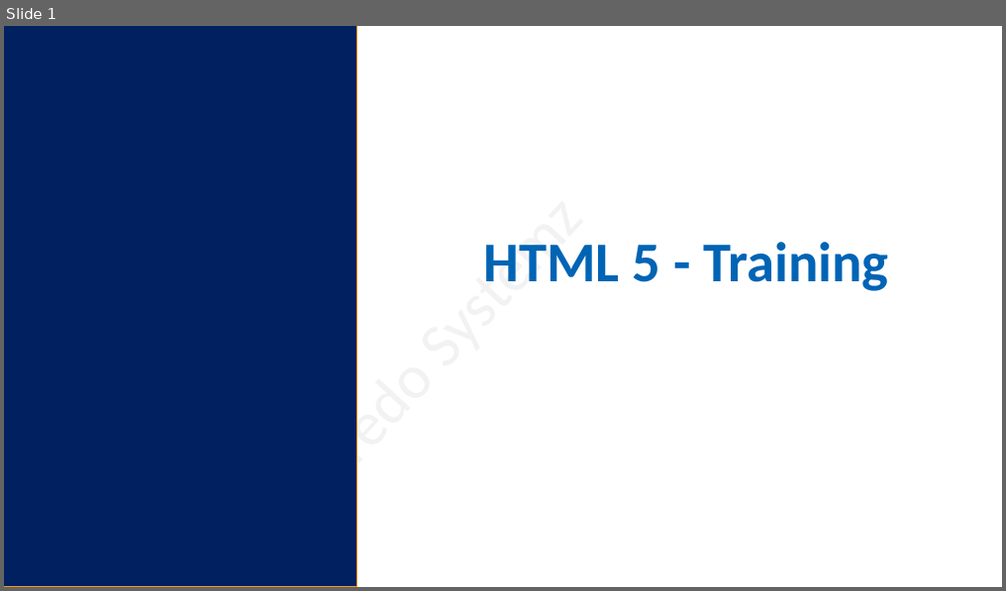
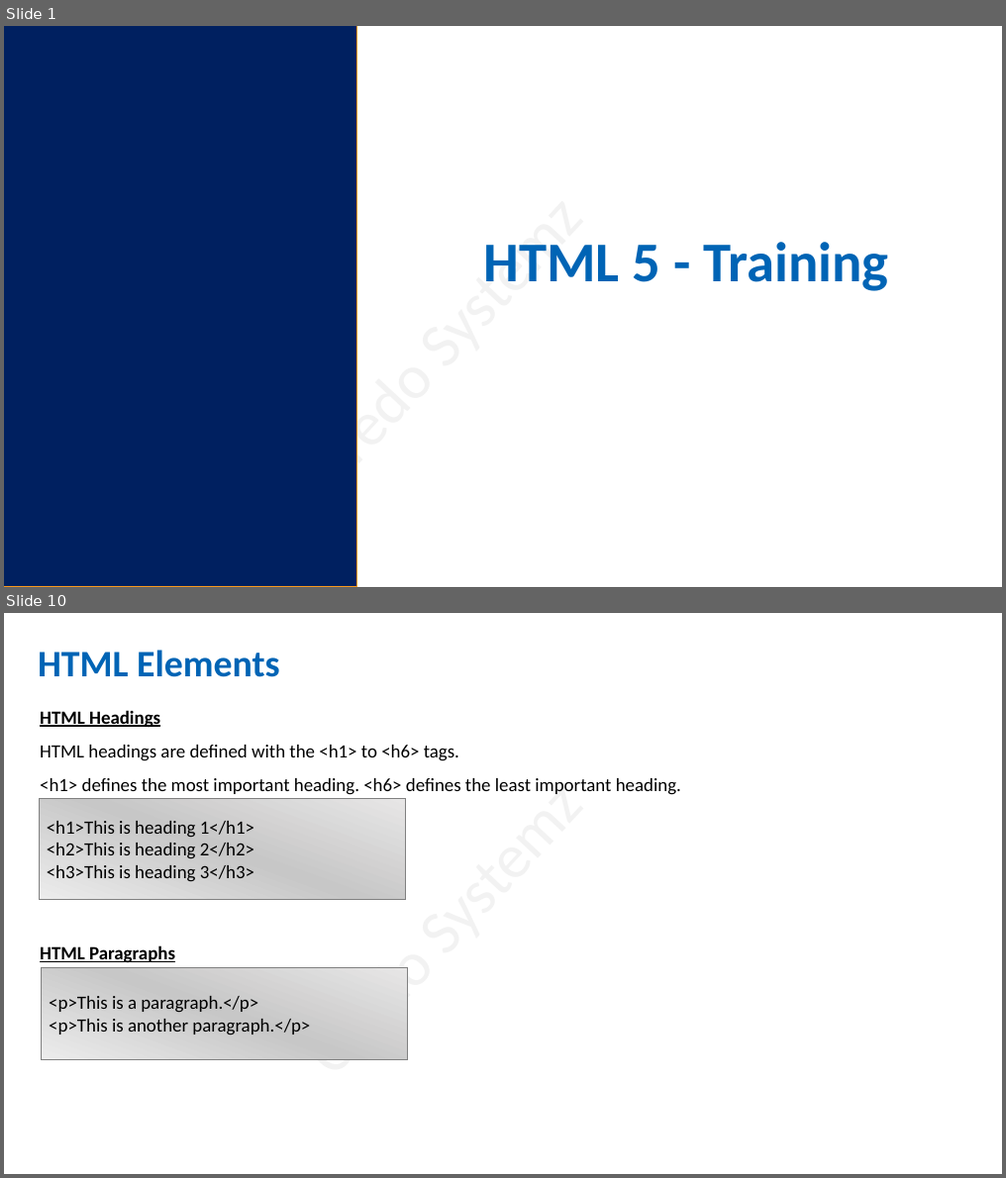
Before and after one commit to salman3009/newtownJuneBatch, a slide deck: June_Batch/16-06-22/html_16_06_22.pptx. Shown one above the other, each under a label of ours: slide 1 before the commit, slides 1 and 10 after it; the slides between them are not shown. The pictures are 1006x591 and 1006x1178 pixels, drawn with LibreOffice and Linux fonts; fonts in the diff are those of the drawing. Boxes give left, top, right and bottom in pixels: in the first picture for what was removed or moved away, otherwise in the second. Text is boxed around its words. In the diff, an @@ line names an element or a change of style, - is before the commit and + after.

```diff
--- a/June_Batch/16-06-22/html_16_06_22.pptx
+++ b/June_Batch/16-06-22/html_16_06_22.pptx
@@ slide 10 added at (4, 613, 1002, 1174), background #FFFFFF; not listed: 1 template element that a slide beside it also shows @@
@@ text added at (38, 650, 280, 677), 36 pt, text #0064B5, bold @@
+HTML Elements
@@ text added at (40, 710, 681, 999), 18 pt, text #000000 @@
+HTML Headings
+HTML headings are defined with the <h1> to <h6> tags.
+<h1> defines the most important heading. <h6> defines the least important heading.
+HTML Paragraphs
+HTML paragraphs are defined with the <p> tag.
@@ rectangle added at (40, 799, 406, 900), fill gradient #E7E6E6 to #C8C8C8 to #EDEDED, outline #808080 1 pt, 18 pt, text #000000 @@
+<h1>This is heading 1</h1>
+<h2>This is heading 2</h2>
+<h3>This is heading 3</h3>
@@ rectangle added at (42, 967, 408, 1060), fill gradient #E7E6E6 to #C8C8C8 to #EDEDED, outline #808080 1 pt, 18 pt, text #000000 @@
+<p>This is a paragraph.</p>
+<p>This is another paragraph.</p>
```
Also in this commit, not shown: 1 slide changed, 22 other slides added, 5 slides removed, 2 other files.
